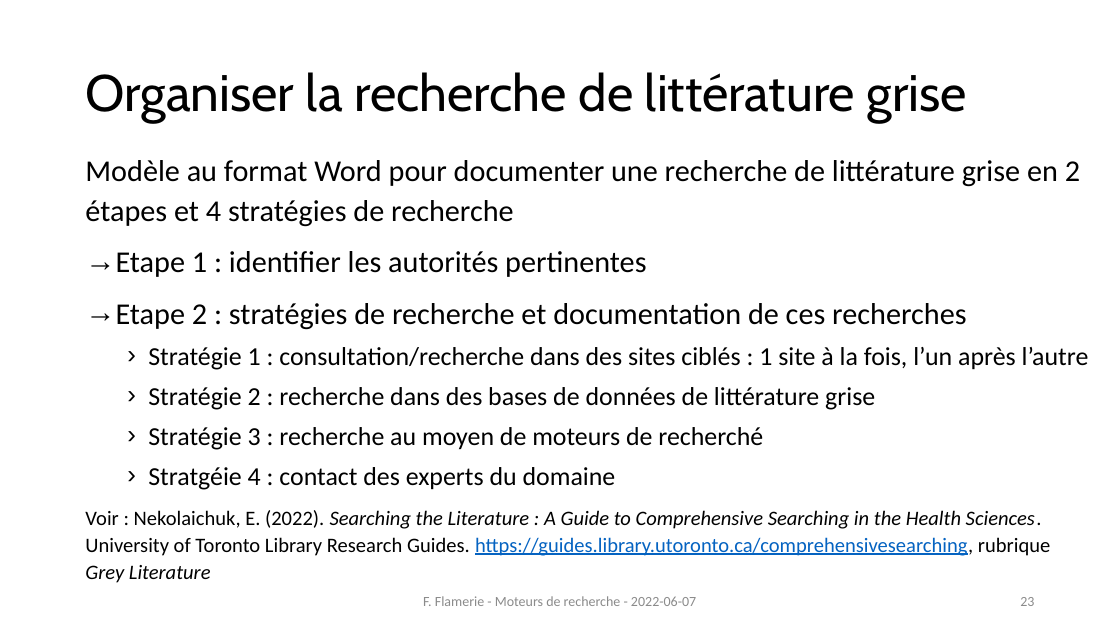
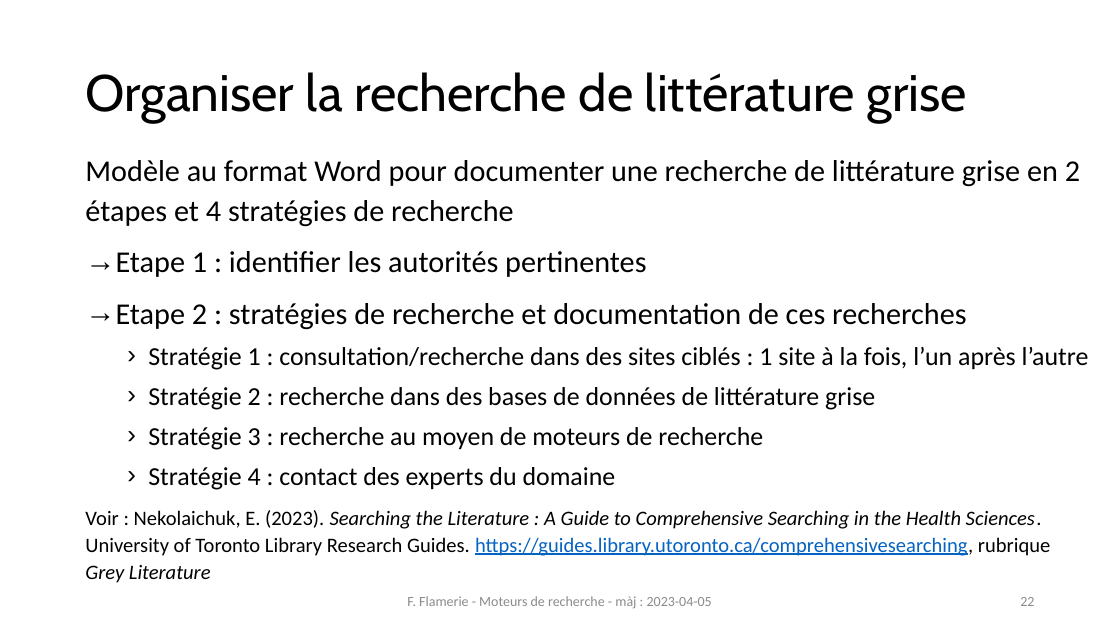
Before and after one commit to fflamerie/formbiblio, a slide deck: slide 22 of docs/module1-3_moteurs_recherche.pptx (slide 23 before the commit). Drawn at 1120x630 pixels with LibreOffice and Linux fonts; fonts in the diff are those of the drawing. Boxes give left, top, right and bottom in pixels: in the first picture for what was removed or moved away, otherwise in the second. Text is boxed around its words. In the diff, an @@ line names an element or a change of style, - is before the commit and + after.

```diff
--- a/docs/module1-3_moteurs_recherche.pptx
+++ b/docs/module1-3_moteurs_recherche.pptx
@@ text at <box>85,427,1050,583</box>: text changed @@
-  › Stratégie 3 : recherche au moyen de moteurs de recherché
-  › Stratgéie 4 : contact des experts du domaine
-Voir : Nekolaichuk, E. (2022). Searching the Literature : A Guide to Comprehensive Searching in the Health Sciences. University of Toronto Library Research Guides. https://guides.library.utoronto.ca/comprehensivesearching, rubrique Grey Literature
+  › Stratégie 3 : recherche au moyen de moteurs de recherche
+  › Stratégie 4 : contact des experts du domaine
+Voir : Nekolaichuk, E. (2023). Searching the Literature : A Guide to Comprehensive Searching in the Health Sciences. University of Toronto Library Research Guides. https://guides.library.utoronto.ca/comprehensivesearching, rubrique Grey Literature
@@ text at <box>407,596,712,609</box>: text changed @@
-F. Flamerie - Moteurs de recherche - 2022-06-07
+F. Flamerie - Moteurs de recherche - màj : 2023-04-05
```
Also in this commit, not shown: 33 other slides changed, 1 slide removed, 7 other files.
